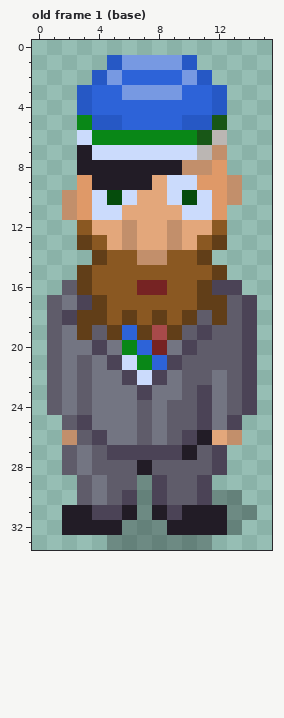
Pixel-art file: art/cfe-ksv-sass.aseprite. This is how it looked before the edit.
16x34 pixels, 5 frames. Shown: old frame 1 (base). The commit also changed other frames, which this record leaves out.
Once edited:
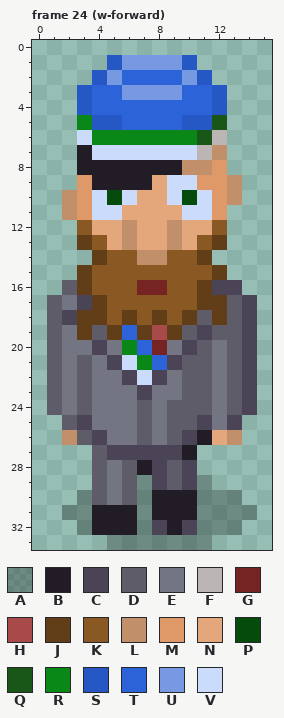
Palette (. is transparent): A #00000046  B #221c26  C #4b4356  D #5f5c6a  E #737582  F #bbb6b3  G #762323  H #a84a4a  J #613e18  K #8a5822  L #c28f6b  M #df9968  N #e3a77b  P #054c0c  Q #185717  R #098717  S #2658c5  T #2d63d8  U #7799e2  V #cbdbfc
A new or re-ordered frame is compared with the old frame closest to it.
Commit message: Basic movement animations for Sass
The edit:
frames 5 -> 37
--- frame 24 (w-forward) is new; against old frame 1 (base), layer "fraater"
@@ x 0..15 @@
 19 .DEJDJTJHJDCDDC.
-20 .DEECERTGECDDDC.
-21 .DEDECVRTCDDDDC.
+20 .DEECERTGECDEDC.
+21 .DEDECVRTCDDEDC.
 22 .DEDEECVCEDDEDC.
-23 .DEDEEECEEDCEDC.
-24 .DEDEEEDEDDCEDC.
+23 .DEDEEECEEDDEDC.
+24 .DEDEEEDEDDDEDC.
 25 ..DCEEEDEDDCEC..
 26 ..LDCEEDEDCBNL..
-27 ..DEDCCCCCBDC...
-28 ..DEDDDBDDDDC...
-29 ...DEDDACDDC....
-30 ...DEDCACDDCAA..
-31 ..BBCCBABCBBBAA.
-32 ..BBBBAAABBBBA..
+27 ....DCCCCCB.....
+28 ....DEDBCDC.....
+29 ....DEDACDCA....
+30 ...ADEDABBBAAA..
+31 ..AABBBABBBAAAA.
+32 ...ABBBACBCAAA..
 33 .....AAAAAAA....
Where, in picture pixels (left, top, right, bottom), the same in both pictures:
changed: (62, 340, 227, 535)
